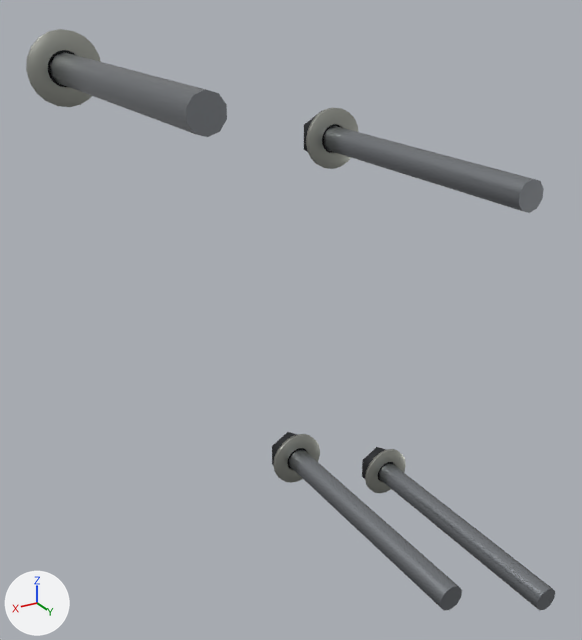
An edit to the glTF model public/parts/rail-bolts-right.glb, drawn before and after from the same camera.
One viewpoint serves both versions: a 50 mm lens placed at (255.7, -112.1, 53.1), pointed at (174.3, -247.8, -14.7). Every picture has the same lights, and +X, +Y and +Z are marked at lower left. The first picture is the older version.

The older version as bpy lines, for what is in view:
```python
ob_mesh_0 = bpy.data.objects.new('Mesh_0', me_mesh_0)
ob_mesh_0.parent = ob_rail_bolts_right_inst0
ob_mesh_0.location = (149.8, -269.7, 17.79)
ob_mesh_0.rotation_euler = (1.571, 0.0, 0.0)  # degrees (90, 0, 0)
ob_mesh_0.scale = (7.0, 7.0, 7.0)
ob_mesh_0_001 = bpy.data.objects.new('Mesh_0.001', me_mesh_0)
ob_mesh_0_001.parent = ob_rail_bolts_right_inst0
ob_mesh_0_001.location = (210.7, -269.7, 36.65)
ob_mesh_0_001.rotation_euler = (1.571, 0.0, 0.0)  # degrees (90, 0, 0)
ob_mesh_0_001.scale = (7.0, 7.0, 7.0)
ob_mesh_0_002 = bpy.data.objects.new('Mesh_0.002', me_mesh_0)
ob_mesh_0_002.parent = ob_rail_bolts_right_inst0
ob_mesh_0_002.location = (128.7, -269.7, -81.1)
ob_mesh_0_002.rotation_euler = (1.571, 0.0, 0.0)  # degrees (90, 0, 0)
ob_mesh_0_002.scale = (7.0, 7.0, 7.0)
ob_mesh_0_003 = bpy.data.objects.new('Mesh_0.003', me_mesh_0)
ob_mesh_0_003.parent = ob_rail_bolts_right_inst0
ob_mesh_0_003.location = (159.2, -269.7, -66.49)
ob_mesh_0_003.rotation_euler = (1.571, 0.0, 0.0)  # degrees (90, 0, 0)
ob_mesh_0_003.scale = (7.0, 7.0, 7.0)
ob_mesh_1 = bpy.data.objects.new('Mesh_1', me_mesh_1)
ob_mesh_1.parent = ob_rail_bolts_right_inst1
ob_mesh_1.location = (149.8, -272.4, 17.79)
ob_mesh_1.rotation_euler = (1.571, 0.0, 0.0)  # degrees (90, 0, 0)
ob_mesh_1.scale = (5.77, 5.77, 5.77)
ob_mesh_1_001 = bpy.data.objects.new('Mesh_1.001', me_mesh_1)
ob_mesh_1_001.parent = ob_rail_bolts_right_inst1
ob_mesh_1_001.location = (210.7, -272.4, 36.65)
ob_mesh_1_001.rotation_euler = (1.571, 0.0, 0.0)  # degrees (90, 0, 0)
ob_mesh_1_001.scale = (5.77, 5.77, 5.77)
ob_mesh_1_002 = bpy.data.objects.new('Mesh_1.002', me_mesh_1)
ob_mesh_1_002.parent = ob_rail_bolts_right_inst1
ob_mesh_1_002.location = (128.7, -272.4, -81.1)
ob_mesh_1_002.rotation_euler = (1.571, 0.0, 0.0)  # degrees (90, 0, 0)
ob_mesh_1_002.scale = (5.77, 5.77, 5.77)
ob_mesh_1_003 = bpy.data.objects.new('Mesh_1.003', me_mesh_1)
ob_mesh_1_003.parent = ob_rail_bolts_right_inst1
ob_mesh_1_003.location = (159.2, -272.4, -66.49)
ob_mesh_1_003.rotation_euler = (1.571, 0.0, 0.0)  # degrees (90, 0, 0)
ob_mesh_1_003.scale = (5.77, 5.77, 5.77)
ob_mesh_2_002 = bpy.data.objects.new('Mesh_2.002', me_mesh_2)
ob_mesh_2_002.parent = ob_rail_bolts_right_inst2
ob_mesh_2_002.location = (128.7, -238.6, -81.1)
ob_mesh_2_002.rotation_euler = (1.571, 0.0, 0.0)  # degrees (90, 0, 0)
ob_mesh_2_002.scale = (30.6, 30.6, 30.6)
# also in view: 'Mesh_2' at (149.8, -238.6, 17.8); 'Mesh_2.001' at (210.7, -238.6, 36.6); 'Mesh_2.003' at (159.2, -238.6, -66.5)
```
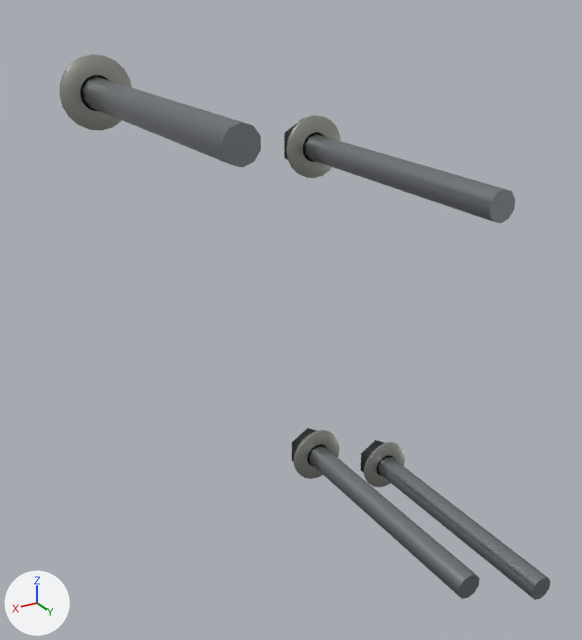
The change in detail:
Object 'Mesh_0' (ob_mesh_0) moves from (149.8, -269.7, 17.79) to (156.4, -267.4, 16.88).
Object 'Mesh_0.001' (ob_mesh_0_001) moves from (210.7, -269.7, 36.65) to (205.7, -267.4, 32.15).
Object 'Mesh_0.002' (ob_mesh_0_002) moves from (128.7, -269.7, -81.1) to (131.1, -267.4, -76.79).
Object 'Mesh_0.003' (ob_mesh_0_003) moves from (159.2, -269.7, -66.49) to (154.4, -267.4, -65.62).
Object 'Mesh_1' (ob_mesh_1) moves from (149.8, -272.4, 17.79) to (156.4, -270.1, 16.88).
Object 'Mesh_1.001' (ob_mesh_1_001) moves from (210.7, -272.4, 36.65) to (205.7, -270.1, 32.15).
Object 'Mesh_1.002' (ob_mesh_1_002) moves from (128.7, -272.4, -81.1) to (131.1, -270.1, -76.79).
Object 'Mesh_1.003' (ob_mesh_1_003) moves from (159.2, -272.4, -66.49) to (154.4, -270.1, -65.62).
Object 'Mesh_2' (ob_mesh_2) moves from (149.8, -238.6, 17.79) to (156.4, -237.4, 16.88).
Object 'Mesh_2' (ob_mesh_2) is rescaled from (30.6, 30.6, 30.6) to (29.4, 29.4, 29.4).
Object 'Mesh_2.001' (ob_mesh_2_001) moves from (210.7, -238.6, 36.65) to (205.7, -237.4, 32.15).
Object 'Mesh_2.001' (ob_mesh_2_001) is rescaled from (30.6, 30.6, 30.6) to (29.4, 29.4, 29.4).
Object 'Mesh_2.002' (ob_mesh_2_002) moves from (128.7, -238.6, -81.1) to (131.1, -237.4, -76.79).
Object 'Mesh_2.002' (ob_mesh_2_002) is rescaled from (30.6, 30.6, 30.6) to (29.4, 29.4, 29.4).
Object 'Mesh_2.003' (ob_mesh_2_003) moves from (159.2, -238.6, -66.49) to (154.4, -237.4, -65.62).
Object 'Mesh_2.003' (ob_mesh_2_003) is rescaled from (30.6, 30.6, 30.6) to (29.4, 29.4, 29.4).

Location of each change, (x1, y1, x2, y2) in pixels of the pictures (582 x 640 px):
'Mesh_2.001', moved, rescaled
    before: (50, 52, 227, 137)
    after: (83, 77, 261, 167)
'Mesh_2', moved, rescaled
    before: (324, 126, 544, 213)
    after: (305, 134, 515, 223)
'Mesh_2.003', moved, rescaled
    before: (289, 450, 462, 611)
    after: (309, 446, 480, 599)
'Mesh_2.002', moved, rescaled
    before: (379, 464, 555, 611)
    after: (378, 457, 551, 600)
'Mesh_0.001', moved
    before: (26, 29, 101, 107)
    after: (59, 54, 132, 131)
'Mesh_0', moved
    before: (306, 107, 359, 169)
    after: (286, 115, 341, 178)
'Mesh_0.003', moved
    before: (273, 434, 320, 483)
    after: (293, 430, 340, 479)
'Mesh_0.002', moved
    before: (365, 449, 406, 493)
    after: (364, 442, 405, 487)
'Mesh_1.003', moved (mostly hidden)
    before: (272, 432, 306, 468)
    after: (292, 428, 326, 465)
'Mesh_1.002', moved
    before: (362, 447, 393, 480)
    after: (360, 440, 393, 474)
'Mesh_1', moved (mostly hidden)
    before: (304, 111, 340, 153)
    after: (284, 119, 322, 161)
'Mesh_1.001', moved (mostly hidden)
    before: (48, 50, 75, 87)
    after: (80, 75, 107, 111)
